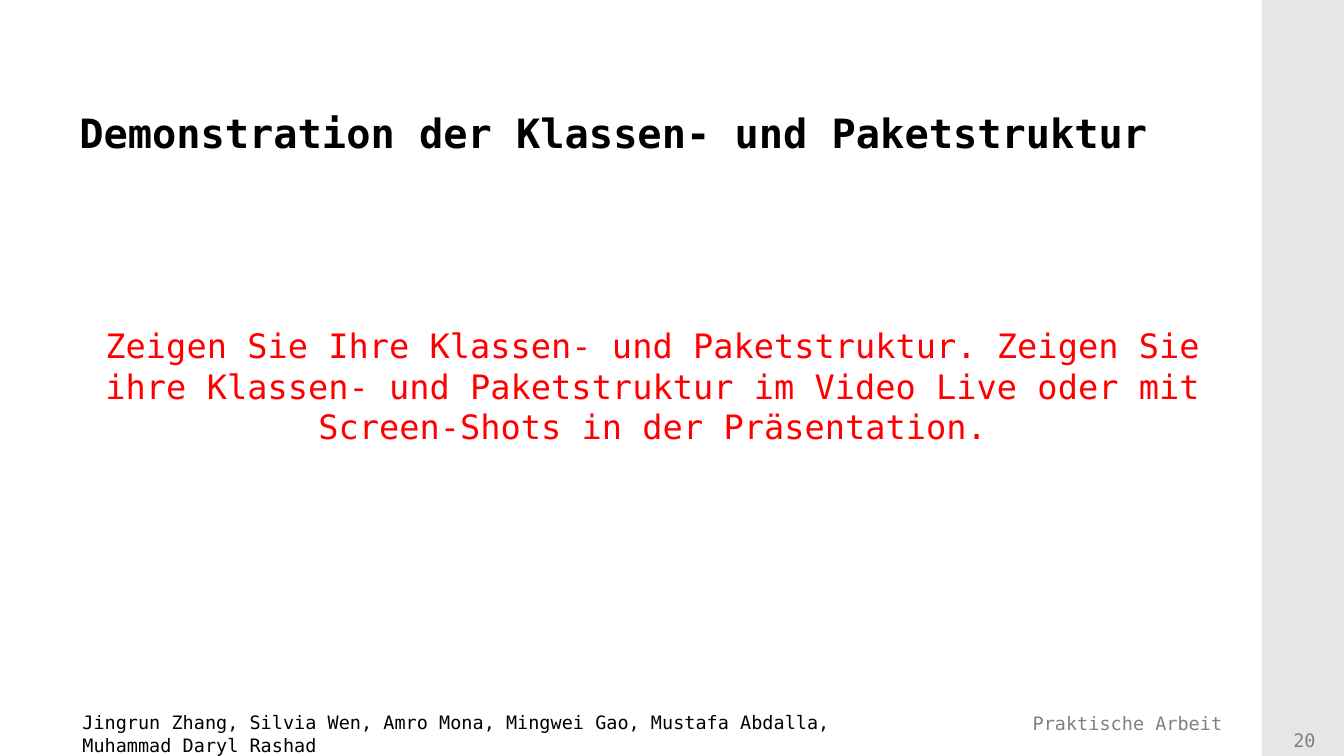
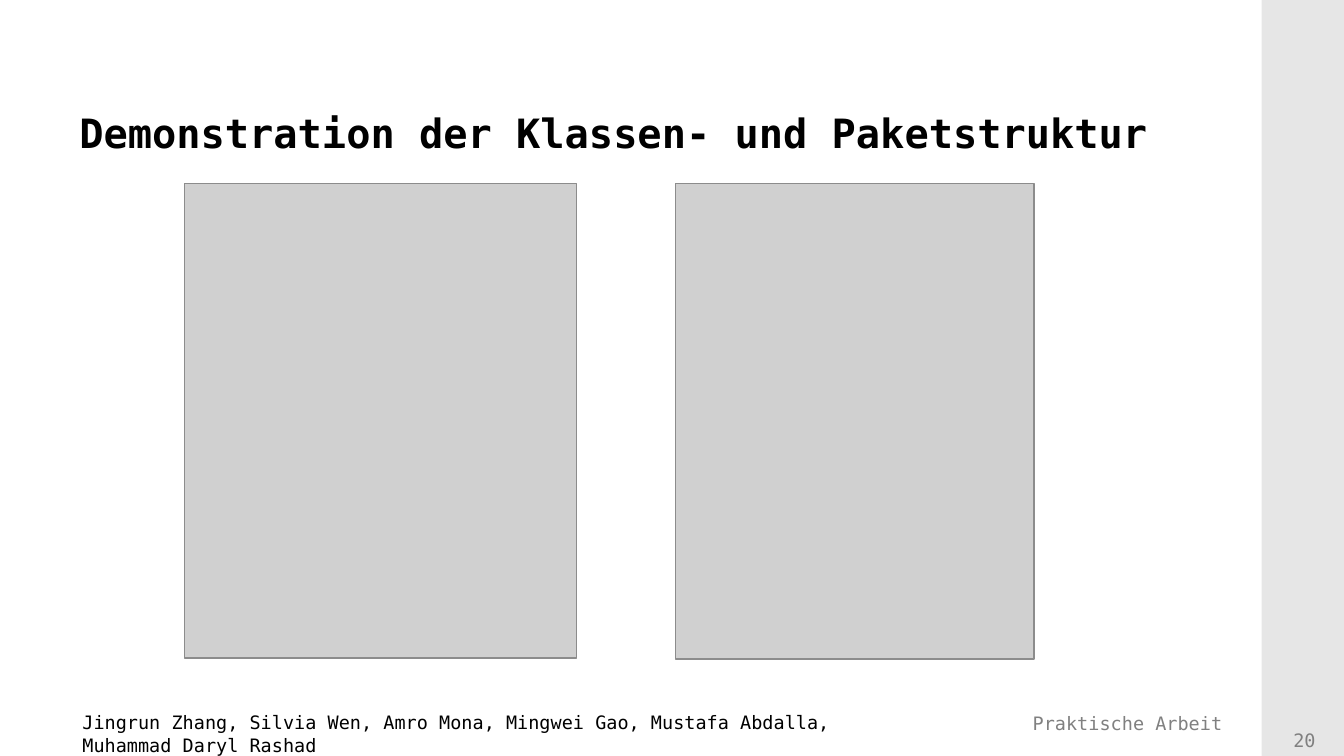
Before and after one commit to Mufasaxi/SimpleBank, a slide deck: slide 20 of prototype/Praesentation_Vorlage_OOP_2023_2_OOP.pptx. Drawn at 1344x756 pixels with LibreOffice and Linux fonts; fonts in the diff are those of the drawing; grey boxes stand for pictures; background and template pictures are left out. Boxes give left, top, right and bottom in pixels: in the first picture for what was removed or moved away, otherwise in the second. Text is boxed around its words. In the diff, an @@ line names an element or a change of style, - is before the commit and + after.

```diff
--- a/prototype/Praesentation_Vorlage_OOP_2023_2_OOP.pptx
+++ b/prototype/Praesentation_Vorlage_OOP_2023_2_OOP.pptx
@@ picture added at bbox=[185, 184, 577, 658] @@
@@ picture added at bbox=[675, 184, 1033, 659] @@
@@ text removed at bbox=[105, 332, 1200, 440] @@
-Zeigen Sie Ihre Klassen- und Paketstruktur. Zeigen Sie ihre Klassen- und Paketstruktur im Video Live oder mit Screen-Shots in der Präsentation.
```
Also in this commit, not shown: 8 other slides changed, 2 slides added, 10 other files.
